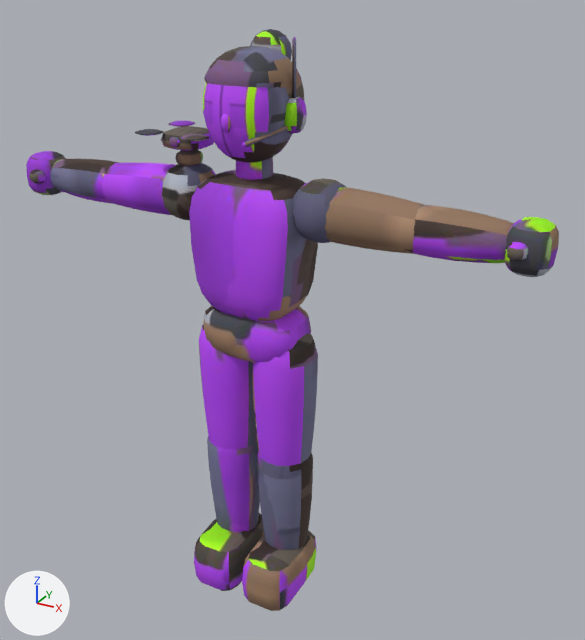
The glTF model models/rigged/amara.glb as it was, and as the next commit left it.
Both versions are drawn from a camera (50 mm lens) standing at (1.38, -2.25, 2.27) and looking at (0.1, 0.08, 1.1). Arrows for +X, +Y and +Z are at lower left; the lights stay in place. The first picture is the older version. Vertices at exactly the same position are counted once.

The scene before the commit, as lines of its bpy script (objects in view):
```python
me_p = bpy.data.meshes.new('p')
me_p.from_pydata(...)  # 3317 vertices, 6208 faces; spans x -0.99..0.99, y -0.21..0.19, z -0.01..2.08
me_p.materials.append(mat_amara_body)  # picture img_amara_tex
ob_amara = bpy.data.objects.new('amara', me_p)
ob_amara.location = (0.0, 0.0, 0.0)
```
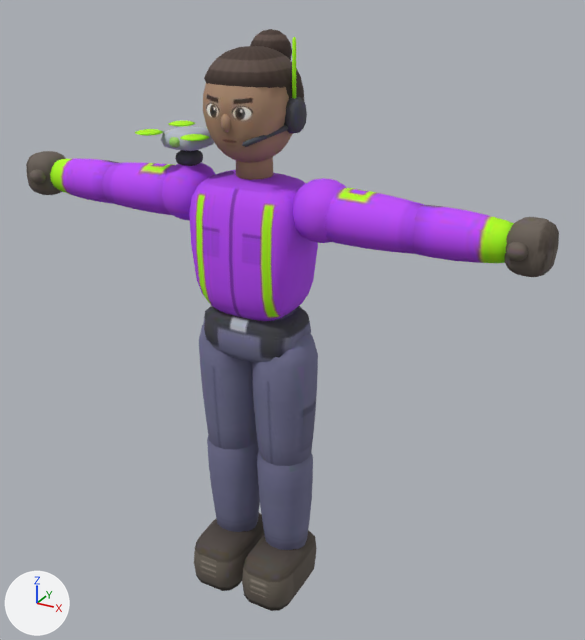
Where the change shows, as pixel boxes (x1, y1, x2, y2) in the pictures (585 x 640 px):
part 1 of me_p, reshaped: before (169, 37, 442, 244); after (169, 37, 296, 147)
part 2 of me_p, deleted: before (195, 513, 312, 571)
part 3 of me_p, deleted: before (226, 354, 265, 363)
part 4 of me_p, surface changed: (26, 29, 559, 611) in both

Diff of the bpy script that builds the scene:
```diff
--- a/models/rigged/amara.glb.py
+++ b/models/rigged/amara.glb.py
@@ me_p @@
 # used by ob_amara; location = (0.0, 0.0, 0.0)
-me_p.from_pydata(...)  # 3317 vertices, 6208 faces; spans x -0.99..0.99, y -0.21..0.19, z -0.01..2.08
+me_p.from_pydata(...)  # 3172 vertices, 6208 faces; spans x -0.99..0.99, y -0.21..0.19, z -0.01..2.08
+# me_p part 1: 16 vertices moved within x -0.27..0.15, y -0.08..0.03, z 1.71..2.06; 71 vertices removed from x -0.65..0.65, y -0.07..0.07, z 1.45..1.62
+# me_p part 2: 72 vertices removed from x -0.22..0.2, y -0.19..0.12, z 0.1..0.19
+# me_p part 3: 2 vertices removed from x 0.0, y -0.1..0.1, z 1.0
+# me_p part 4: 5828 kept faces spanning x -0.99..0.99, y -0.21..0.19, z -0.01..2.08 get new texture (UV) coordinates
 me_p.materials.append(mat_amara_body)
```
